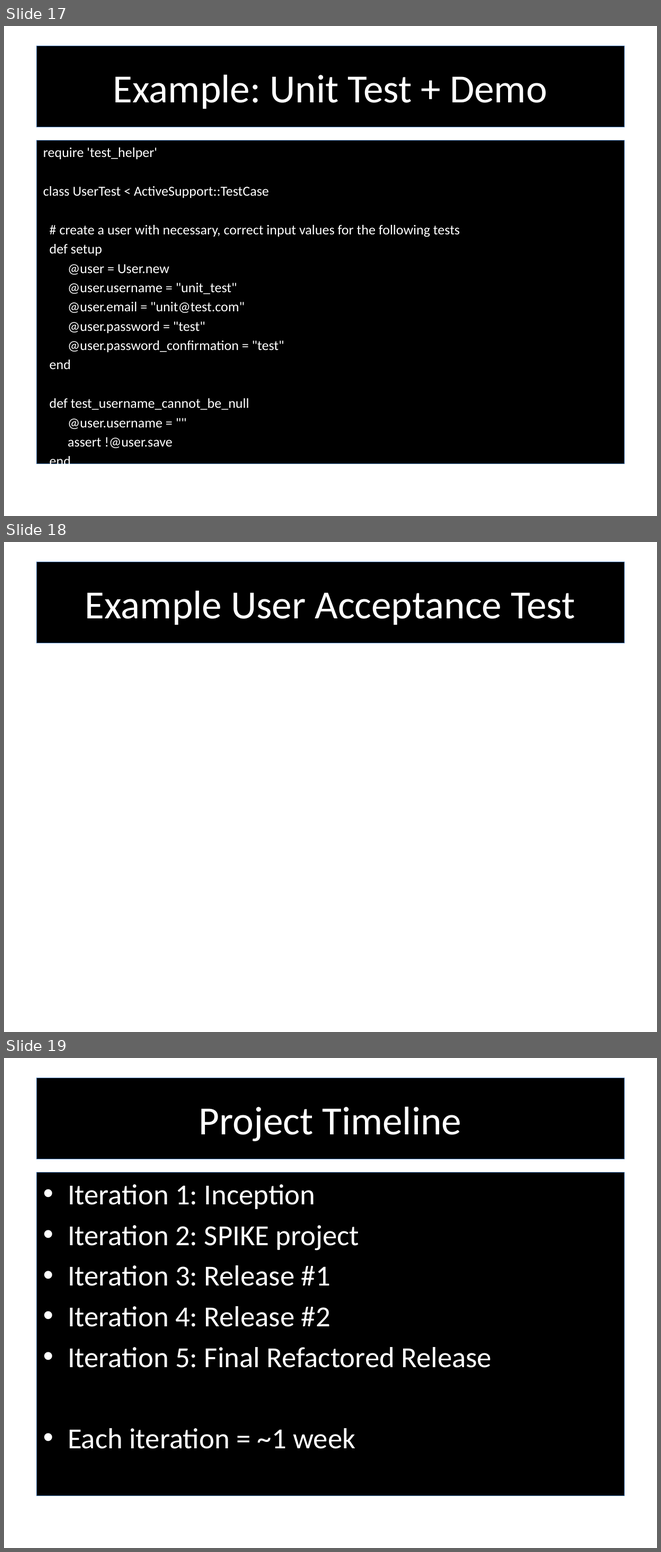
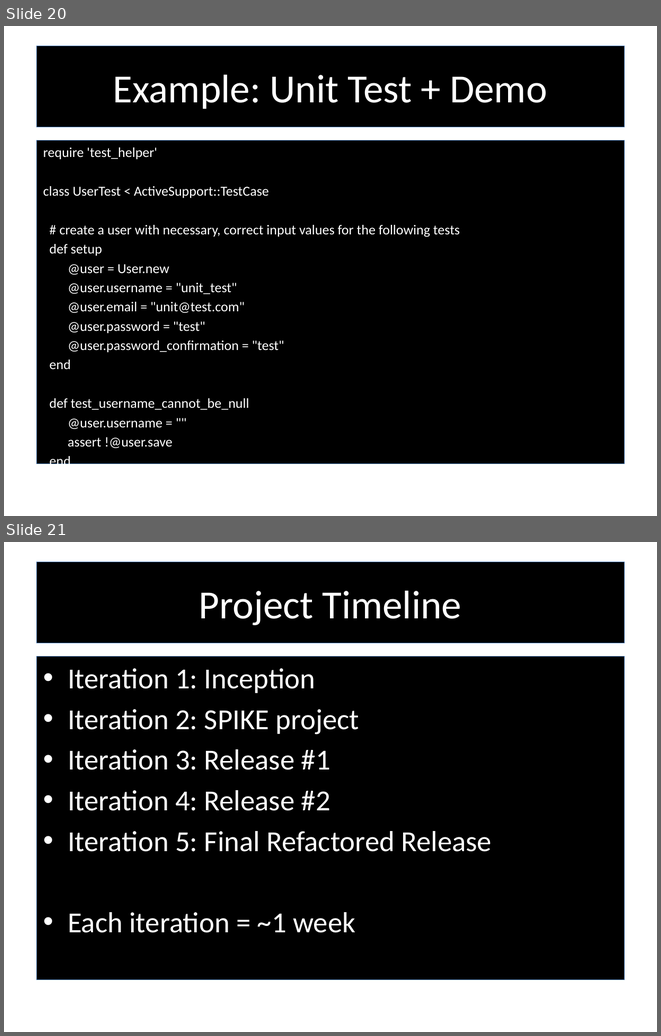
Before and after one commit to RedTeamCOSC470/Documentation, a slide deck: Stargazer.pptx. Shown one above the other, each under a label of ours: slides 17, 18 and 19 before the commit, slides 20 and 21 after it. The pictures are 661x1552 and 661x1036 pixels, drawn with LibreOffice and Linux fonts; fonts in the diff are those of the drawing; background and template pictures are left out. Boxes give left, top, right and bottom in pixels: in the first picture for what was removed or moved away, otherwise in the second. Text is boxed around its words. In the diff, an @@ line names an element or a change of style, - is before the commit and + after.

```diff
--- a/Stargazer.pptx
+++ b/Stargazer.pptx
@@ slide 18 removed at (x1=4, y1=542, x2=657, y2=1032), background picture (left out) @@
@@ title removed at (x1=37, y1=562, x2=624, y2=643) @@
-Example User Acceptance Test
@@ what was slide 17 is now slide 20 @@
@@ what was slide 19 is now slide 21 @@
```
Also in this commit, not shown: 3 slides changed, 4 slides added, 1 other slide removed, 2 other files.
